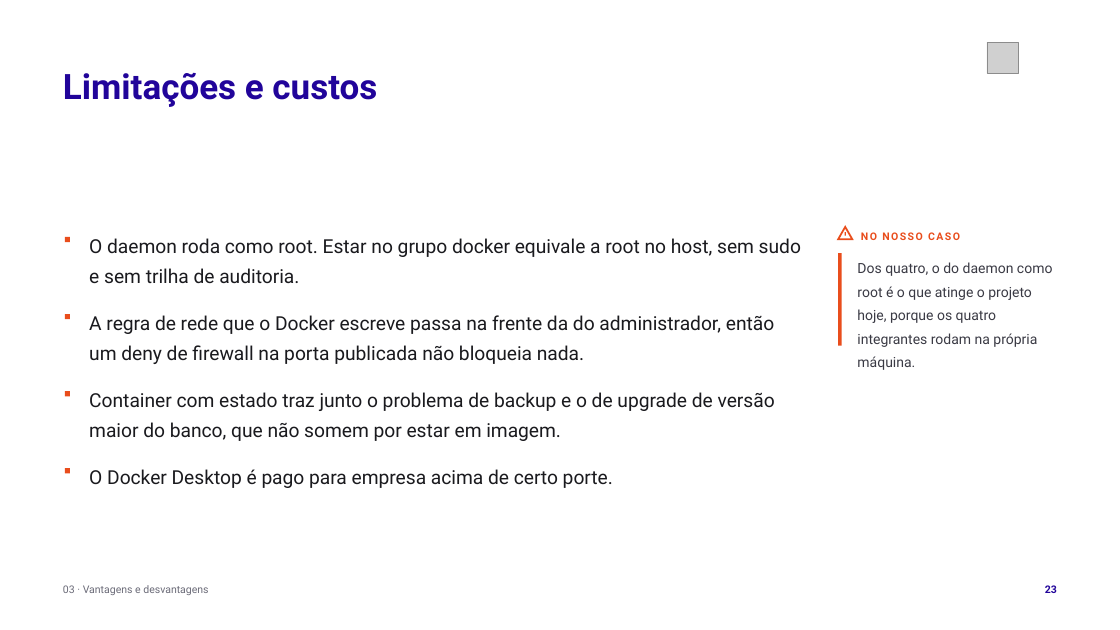
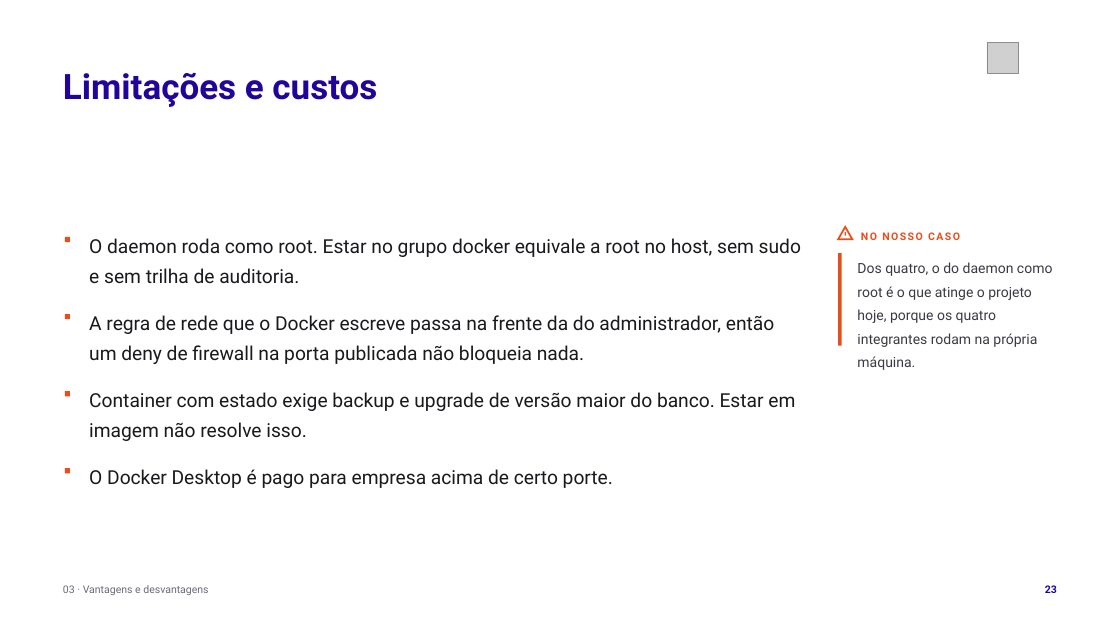
Before and after one commit to tcpassos/invite-app, a slide deck: slide 23 of trabalhos/T1-Docker-Invite-People.pptx. Drawn at 1120x630 pixels with LibreOffice and Linux fonts; fonts in the diff are those of the drawing; grey boxes stand for pictures. Boxes give left, top, right and bottom in pixels: in the first picture for what was removed or moved away, otherwise in the second. Text is boxed around its words. In the diff, an @@ line names an element or a change of style, - is before the commit and + after.

```diff
--- a/trabalhos/T1-Docker-Invite-People.pptx
+++ b/trabalhos/T1-Docker-Invite-People.pptx
@@ text at (89, 392, 795, 441): text changed @@
-Container com estado traz junto o problema de backup e o de upgrade de versão maior do banco, que não somem por estar em imagem.
+Container com estado exige backup e upgrade de versão maior do banco. Estar em imagem não resolve isso.
```
Also in this commit, not shown: 20 other slides changed, 20 other files.
